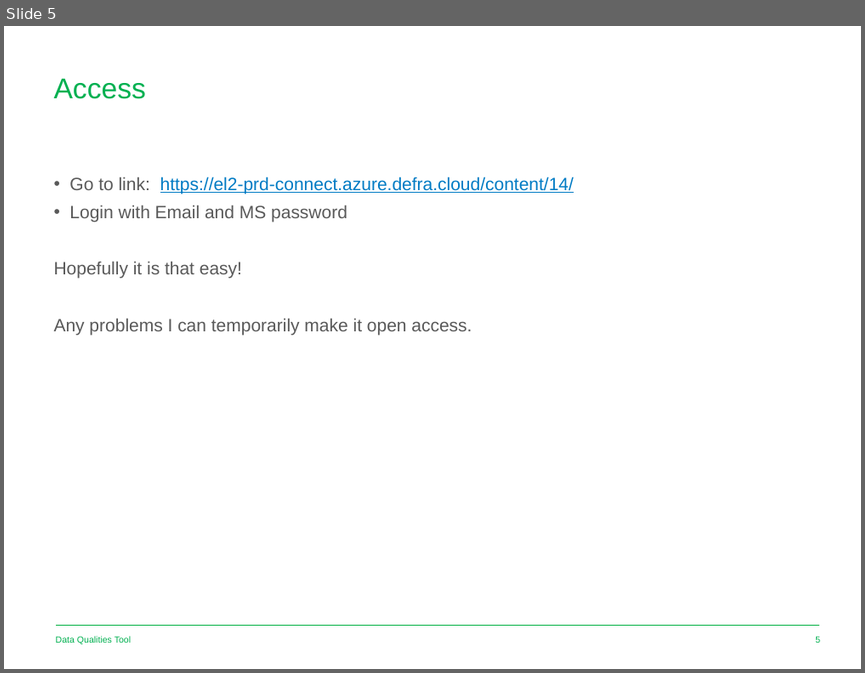
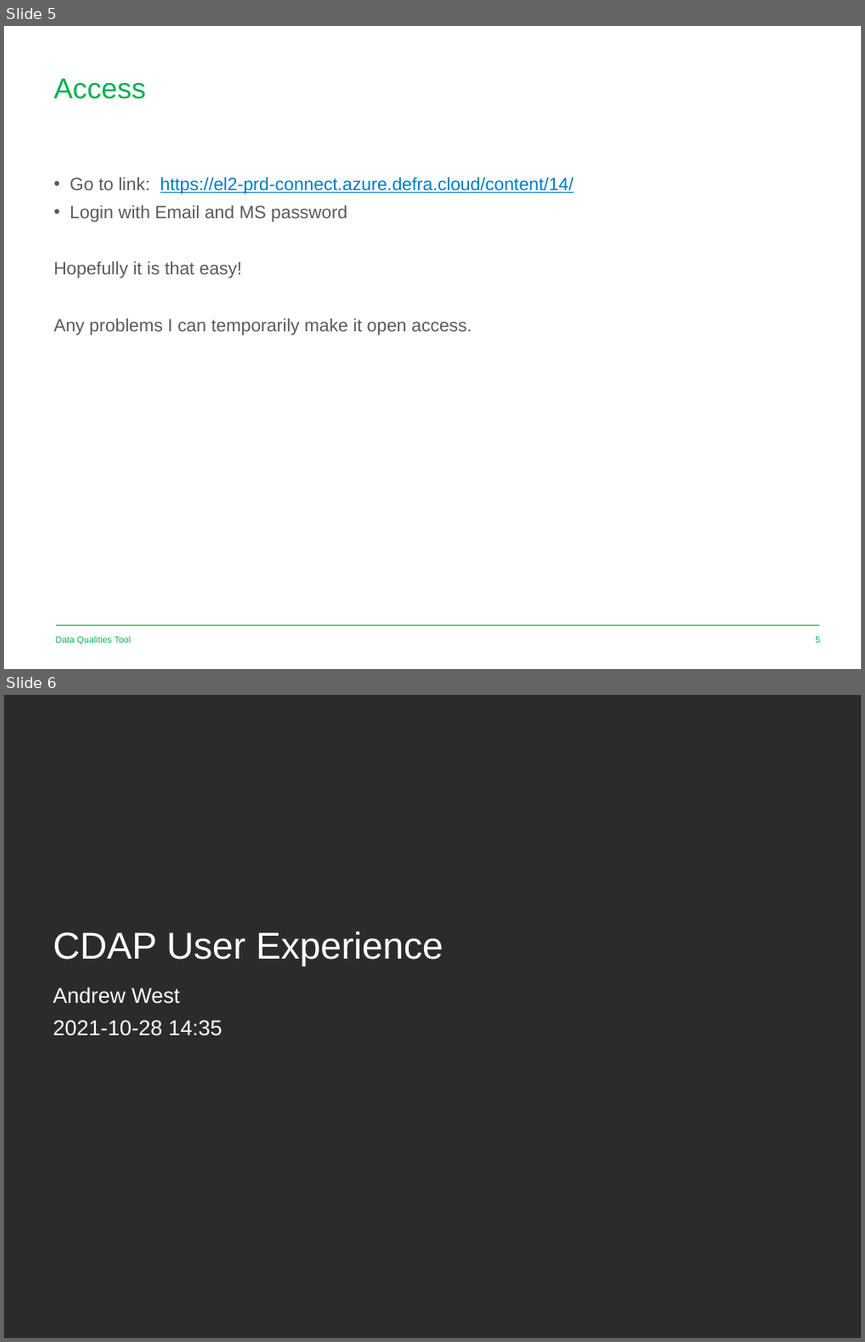
Before and after one commit to Defra-Data-Science-Centre-of-Excellence/MS2_DataQuality, a slide deck: Data Qualities Tool.pptx. Shown one above the other, each under a label of ours: slide 5 before the commit, slides 5 and 6 after it. The pictures are 865x673 and 865x1342 pixels, drawn with LibreOffice and Linux fonts; fonts in the diff are those of the drawing; background and template pictures are left out; a plain dark background stands for a picture behind light text. Boxes give left, top, right and bottom in pixels: in the first picture for what was removed or moved away, otherwise in the second. Text is boxed around its words. In the diff, an @@ line names an element or a change of style, - is before the commit and + after.

Commit message:
added cdap review

```diff
--- a/Data Qualities Tool.pptx
+++ b/Data Qualities Tool.pptx
@@ slide 6 added at [4, 695, 861, 1338], background picture (left out) @@
@@ title added at [53, 931, 443, 966], 31.5 pt, text #FFFFFF @@
+CDAP User Experience
@@ subtitle added at [53, 987, 222, 1036], 18 pt, text #FFFFFF @@
+Andrew West
+2021-10-28 14:35
```
Also in this commit, not shown: 2 slides changed, 2 other slides added.
